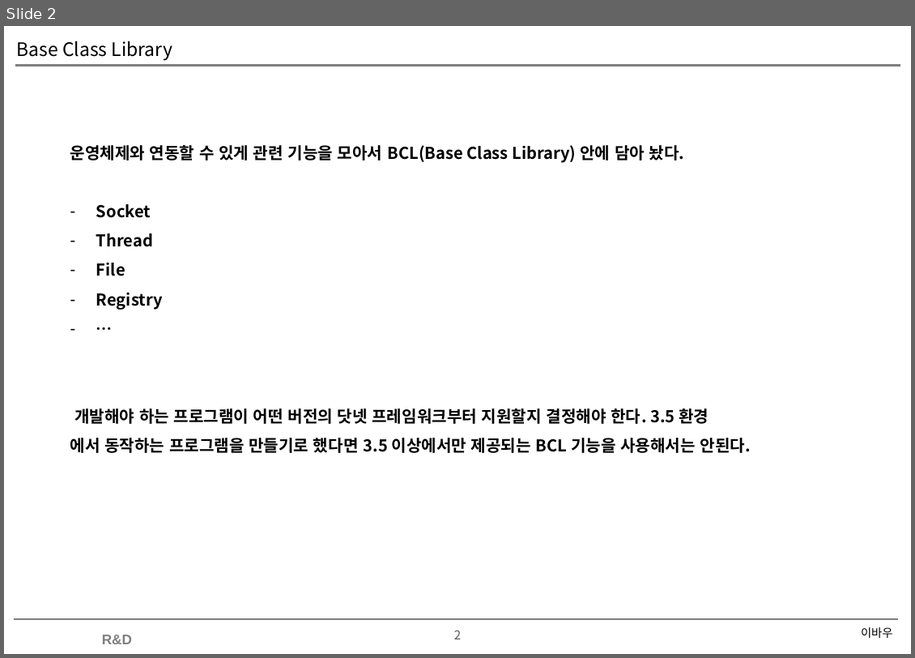
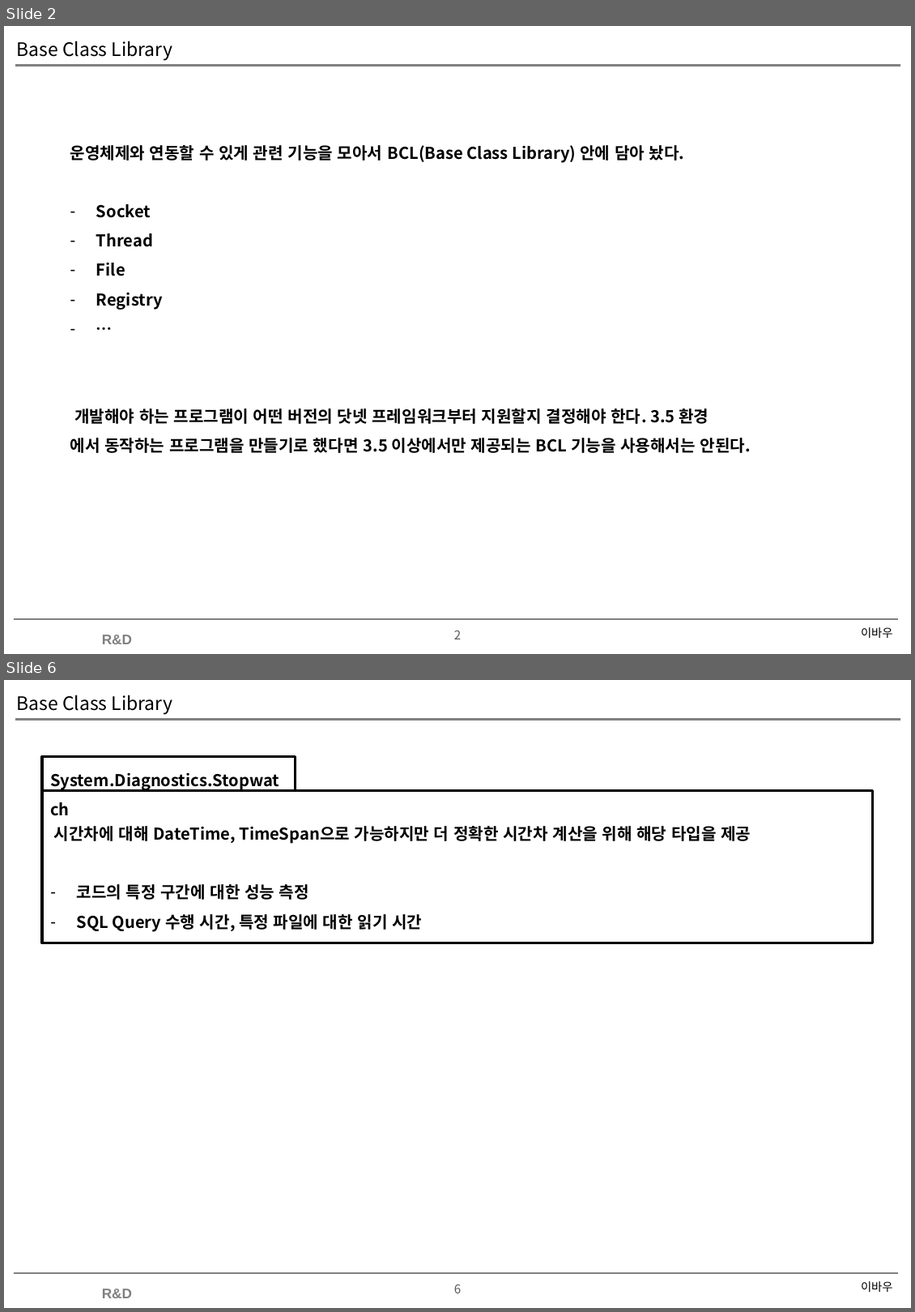
Before and after one commit to soultomind/CSharpStudy, a slide deck: CSharpStudy.Day20200627/Base Class Library.pptx. Shown one above the other, each under a label of ours: slide 2 before the commit, slides 2 and 6 after it; the slides between them are not shown. The pictures are 915x658 and 915x1312 pixels, drawn with LibreOffice and Linux fonts; fonts in the diff are those of the drawing; background and template pictures are left out. Boxes give left, top, right and bottom in pixels: in the first picture for what was removed or moved away, otherwise in the second. Text is boxed around its words. In the diff, an @@ line names an element or a change of style, - is before the commit and + after.

```diff
--- a/CSharpStudy.Day20200627/Base Class Library.pptx
+++ b/CSharpStudy.Day20200627/Base Class Library.pptx
@@ slide 6 added at (4, 680, 911, 1308), background #FFFFFF; not listed: 4 template elements that a slide beside it also shows @@
@@ title added at (17, 695, 173, 715), 16 pt, text #000000 @@
+Base Class Library
@@ rectangle added at (43, 757, 296, 792), outline #000000 2.25 pt, 14 pt, text #000000, bold @@
+System.Diagnostics.Stopwatch
@@ rectangle added at (43, 791, 873, 943), outline #000000 2.25 pt, 14 pt, text #000000, bold @@
+시간차에 대해 DateTime, TimeSpan으로 가능하지만 더 정확한 시간차 계산을 위해 해당 타입을 제공
+– 코드의 특정 구간에 대한 성능 측정
+– SQL Query 수행 시간, 특정 파일에 대한 읽기 시간
@@ text added at (861, 1281, 893, 1292), 10 pt, text #000000 @@
+이바우
```
Also in this commit, not shown: 2 slides changed, 2 other slides added, 1 other file.
